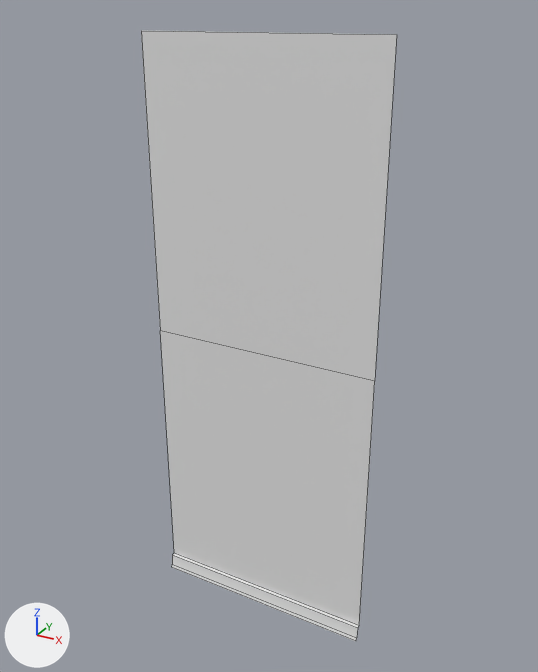
One commit to the FBX model Assets/Models/Final_Models/Wallv2.fbx: the scene before it, then after it.
The view is the same before and after, from a 50 mm lens placed at (15.87, -2.8, 5.15), pointed at (13.18, 2.09, 2.7). The lights are fixed; the arrows at lower left show +X, +Y and +Z. Mesh edges are drawn as thin lines. Where no turn or scale is listed for an object, it has been applied to the vertices.

Names of what the first picture shows: 'Office wall.010'.
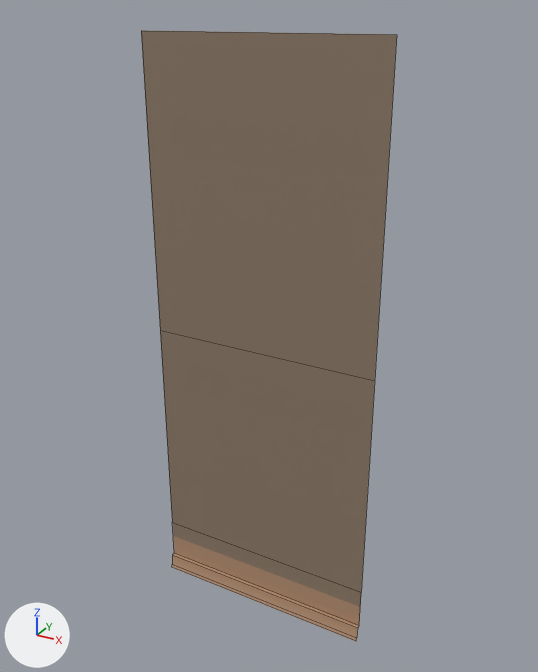
Where the newer file only moved an object's origin or applied its transform, the numbers keep the older frame.

Edits to the scene script, one JSON object a line:
```json
{"op": "add", "block": "img_officewall_office_trim_albedotransparency_png", "code": ["img_officewall_office_trim_albedotransparency_png = load_image('OfficeWall_Office Trim_AlbedoTransparency.png', '../../Textures/OfficeWall/OfficeWall_Office Trim_AlbedoTransparency.png', 2048, 2048, 'sRGB')"]}
{"op": "remove", "block": "mat_office_trim", "code": "mat_office_trim.base_color = (0.8, 0.8, 0.8)  # white #e7e7e7"}
{"op": "add", "block": "mat_office_trim", "code": "mat_office_trim.texture = img_officewall_office_trim_albedotransparency_png"}
{"op": "remove", "block": "mat_office_wall", "code": "mat_office_wall.base_color = (0.8, 0.8, 0.8)  # white #e7e7e7"}
{"op": "add", "block": "mat_office_wall", "code": "mat_office_wall.texture = img_officewall_office_trim_albedotransparency_png"}
{"block": "me_plane_017", "where": "# used by ob_office_wall_010; location = (13.14, 1.0, 0.0)"}
{"block": "me_plane_017", "where": "# verts and faces of me_plane_017; kept vertices keep their numbers, new ones are numbered from 12"}
{"block": "me_plane_017", "where": "# before: 2 (-1.0, 1.0, 0.14) at pixel (174, 552), 3 (1.0, 1.0, 0.14) at pixel (359, 625), 10 (1.0, 1.0, 2.57) at pixel (374, 381), 11 (-1.0, 1.0, 2.57) at pixel (160, 330)"}
{"op": "remove", "block": "me_plane_017", "code": "me_plane_017.from_pydata(...)  # 12 vertices, 5 faces; spans x -1.0..1.0, y 0.94..1.0, z 0.0..5.0"}
{"op": "add", "block": "me_plane_017", "code": "me_plane_017.from_pydata(...)  # 14 vertices, 6 faces; spans x -1.0..1.0, y 0.94..1.0, z 0.0..5.0"}
{"block": "me_plane_017", "change": "me_plane_017 part 1"}
{"op": "add", "block": "me_plane_017", "code": "delete_faces([(2, 3, 10, 11)])"}
{"op": "add", "block": "me_plane_017", "code": "verts[12] = (-1.0, 1.0, 0.52)  # pixel (172, 522)"}
{"op": "add", "block": "me_plane_017", "code": "verts[13] = (1.0, 1.0, 0.52)  # pixel (361, 592)"}
{"op": "add", "block": "me_plane_017", "code": "faces += [(10, 11, 12, 13), (2, 3, 13, 12)]  # mat_office_wall (picture img_officewall_office_trim_albedotransparency_png)"}
{"block": "me_plane_017", "change": "me_plane_017 part 2: 3 kept faces spanning x -1.0..1.0, y 0.94..1.0, z 0.0..0.14 get new texture (UV) coordinates"}
```

What differs and where, as boxes [x1, y1, x2, y2] in the pictures (538 x 672 px):
```json
{"object": "Office wall.010", "change": "surface changed, reshaped", "before": [141, 30, 397, 641], "after": [141, 30, 397, 641], "on screen": "grey to brown"}
{"part": 1, "of": "me_plane_017", "change": "built on", "before": [160, 331, 375, 625], "after": [160, 331, 375, 625]}
{"part": 2, "of": "me_plane_017", "change": "surface changed", "before": [172, 553, 359, 641], "after": [172, 553, 359, 641], "on screen": "grey to brown"}
```
